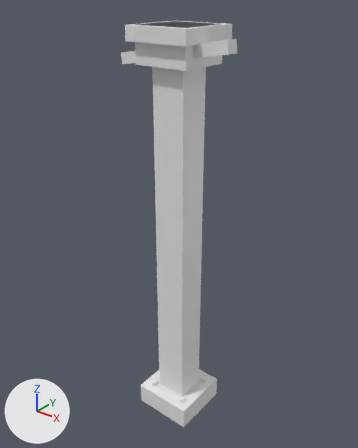
The glTF model assets/source/infrastructure/directorate/conveyors/models/support_light/damaged_lod0.glb: old version first, new version second.
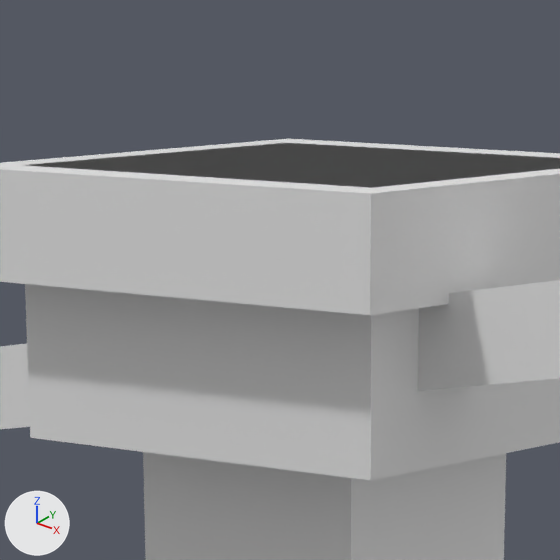
Old and new are each drawn whole from a 50 mm lens placed at (0.1935, -0.2421, 0.3103), pointed at (-0.0039, 0.0046, 0.1573) and again close up on the part from 37% to 60% of the width and 0% to 18% of the height. The axes (+X, +Y, +Z) are drawn at lower left. The lights are the same throughout. The first two pictures are the older version. Vertices at exactly the same position are counted once.

The scene before the commit, as lines of its bpy script (objects in view):
```python
me_damaged_lod0 = bpy.data.meshes.new('damaged_lod0')
me_damaged_lod0.from_pydata(...)  # 88 vertices, 140 faces; spans x -0.045..0.045, y -0.022..0.022, z 0.0..0.289
ob_damaged_lod0 = bpy.data.objects.new('damaged_lod0', me_damaged_lod0)
ob_damaged_lod0.location = (0.0, 0.0, 0.0)
```
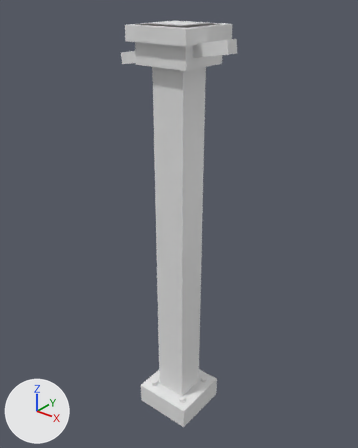
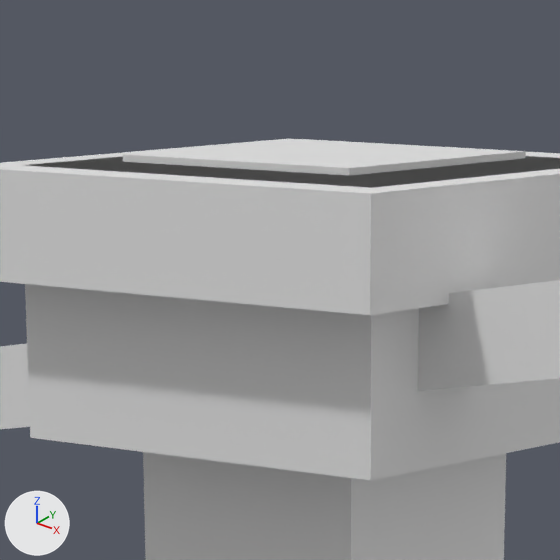
Changed parts and their boxes [x1, y1, x2, y2] in the close-ups (560 x 560 px):
part 1 of me_damaged_lod0, added
    after: [123, 139, 526, 175]

Patch to the scene script:
```diff
--- a/assets/source/infrastructure/directorate/conveyors/models/support_light/damaged_lod0.glb.py
+++ b/assets/source/infrastructure/directorate/conveyors/models/support_light/damaged_lod0.glb.py
@@ me_damaged_lod0 @@
 # used by ob_damaged_lod0; location = (0.0, 0.0, 0.0)
-me_damaged_lod0.from_pydata(...)  # 88 vertices, 140 faces; spans x -0.045..0.045, y -0.022..0.022, z 0.0..0.289
+me_damaged_lod0.from_pydata(...)  # 96 vertices, 152 faces; spans x -0.045..0.045, y -0.022..0.022, z 0.0..0.29
+# me_damaged_lod0 part 1: a new loose piece, a box spanning x -0.01222..0.01222, y -0.01222..0.01222, z 0.28917..0.28972
```
